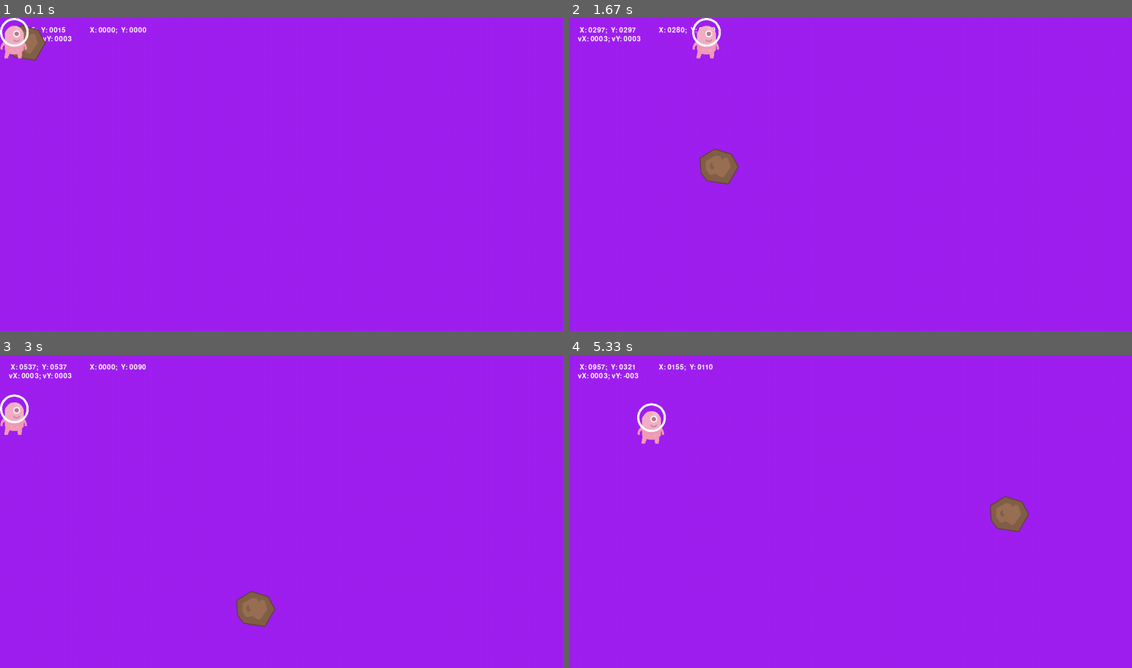
Above: before the commit, frames 1-4 (two rows, left to right).
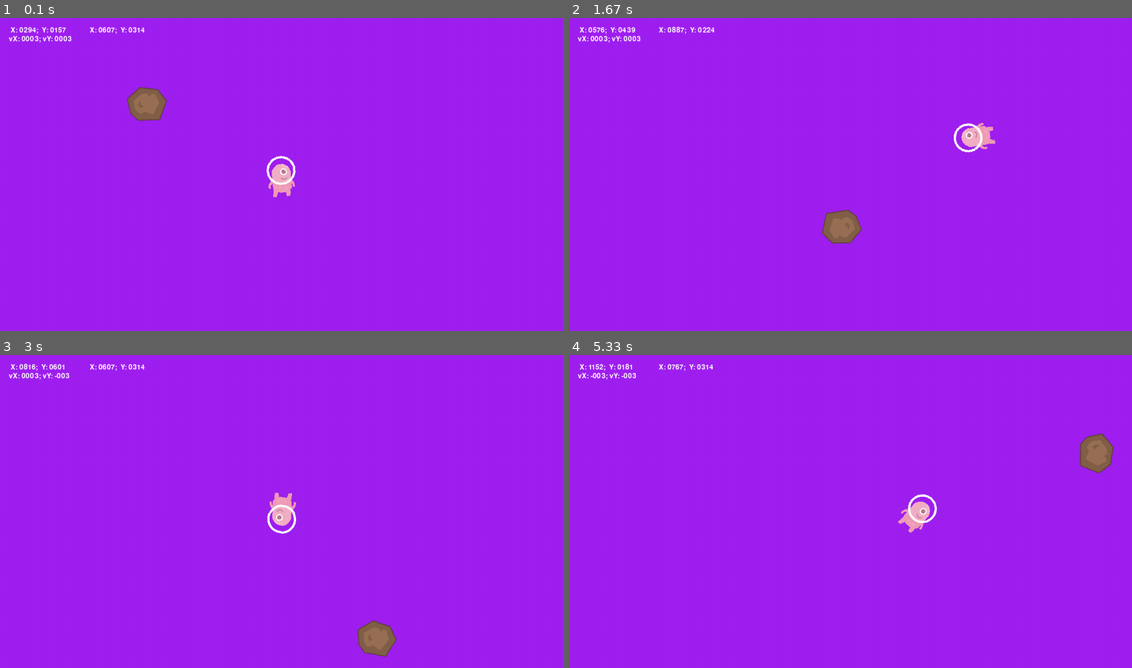
Above: after the commit, the same moments.

Repository: cpranzl/poc_pygame
Game: pygame game, started from pg_main.py
Two runs of this game, one before a commit and one after it. Both use one fixed random seed, a clock stepped at 60 frames per second and the inputs below.
Inputs:
- Up to frame 1 (0.1 s): no input
- Up to frame 2 (1.67 s): hold D 0.33-0.8 s; hold W 0.83-1.13 s; hold D 1.17-1.63 s
- Up to frame 3 (3 s): hold A 1.67-2.2 s; hold S 2.23-2.53 s; hold A 2.57-2.97 s
- Up to frame 4 (5.33 s): hold W 3-3.37 s; hold D 3.4-4.03 s; hold S 4.07-4.43 s; hold A 4.47-4.93 s; hold D from 4.97 s (still down)

The runs differ from the first frame. In frame 1, 1.9% of the frame differs, in the area x 0-53%, y 0-58%; in frame 2, 2.2%; in frame 3, 2.3%; in frame 4, 2.4%, in the area x 3-97%, y 2-57%.

Commit message:
Added rotation.

Diff:
--- a/pg_main.py
+++ b/pg_main.py
@@ -15,15 +15,17 @@
 dt = 0
 
 # game setup
-player = pygame.image.load("images/alien.gif")
+meteor_surface = pygame.image.load("images/meteorbrown_big3.png")
+meteor_rect = meteor_surface.get_rect(center=(screen_width // 4, screen_height // 4))
+meteor_speed = pygame.Vector2(3, 3)
+meteor_angle = 0
+meteor_angular_speed = 2
+
+player_surface = pygame.image.load("images/alien.gif")
+player_rect = player_surface.get_rect(center=(screen_width // 2, screen_height // 2))
 player_speed = 300
-player_rect = player.get_rect()
+player_angle = 0
 player_angular_speed = 1
-
-meteor = pygame.image.load("images/meteorbrown_big3.png")
-meteor_speed = pygame.Vector2(3, 3)
-meteor_rect = meteor.get_rect()
-meteor_angular_speed = 3
 
 while running:
     # pygame.QUIT event means the user clicked X to close your window
@@ -34,31 +36,33 @@
     # fill the screen with a color to wipe away anything from last frame
     screen.fill("purple")
 
-    # render text
-    meteor_pos_text = font.render(" X: {:04d};  Y: {:04d}".format(int(meteor_rect.x), int(meteor_rect.y)), True, (255, 255, 255))
-    meteor_pos_text_rect = meteor_pos_text.get_rect(topleft=(20, 20))
-    screen.blit(meteor_pos_text, meteor_pos_text_rect)
+    # rotate meteor
+    rotated_meteor_surface = pygame.transform.rotate(meteor_surface, meteor_angle)
+    rotated_meteor_rect = rotated_meteor_surface.get_rect(center=meteor_rect.center)
 
-    meteor_speed_text = font.render("vX: {:04d}; vY: {:04d}".format(int(meteor_speed[0]), int(meteor_speed[1])), True, (255, 255, 255))
-    meteor_speed_text_rect = meteor_speed_text.get_rect(topleft=(20, 40))
-    screen.blit(meteor_speed_text, meteor_speed_text_rect)
-
-    player_pos_text = font.render(" X: {:04d};  Y: {:04d}".format(int(player_rect.x), int(player_rect.y)), True, (255, 255, 255))
-    player_pos_text_rect = player_pos_text.get_rect(topleft=(200, 20))
-    screen.blit(player_pos_text, player_pos_text_rect)
-
-    # render meteor
-    screen.blit(meteor, meteor_rect)
+    meteor_angle += meteor_angular_speed
+    if meteor_angle >= 360:
+        meteor_angle = 0
 
     # move meteor
-    meteor_rect = meteor_rect.move(meteor_speed)
+    meteor_rect.x += meteor_speed[0]
+    meteor_rect.y += meteor_speed[1]
+
     if meteor_rect.left < 0 or meteor_rect.right > screen_width:
         meteor_speed[0] = -meteor_speed[0]
     if meteor_rect.top < 0 or meteor_rect.bottom > screen_height:
         meteor_speed[1] = -meteor_speed[1]
 
-    # render player
-    screen.blit(player, player_rect)
+    # render meteor
+    screen.blit(rotated_meteor_surface, rotated_meteor_rect)
+
+    # rotate player
+    rotated_player_surface = pygame.transform.rotate(player_surface, player_angle)
+    rotated_player_rect = rotated_player_surface.get_rect(center=player_rect.center)
+
+    player_angle += player_angular_speed
+    if player_angle >= 360:
+        player_angle = 0
 
     # move player
     keys = pygame.key.get_pressed()
@@ -79,6 +83,25 @@
         if player_rect.right > screen_width:
             player_rect.right = screen_width
 
+    # render player
+    screen.blit(rotated_player_surface, rotated_player_rect)
+
+    # text
+    meteor_pos_text = font.render(" X: {:04d};  Y: {:04d}".format(int(meteor_rect.x), int(meteor_rect.y)), True, (255, 255, 255))
+    meteor_pos_text_rect = meteor_pos_text.get_rect(topleft=(20, 20))
+
+    meteor_speed_text = font.render("vX: {:04d}; vY: {:04d}".format(int(meteor_speed[0]), int(meteor_speed[1])), True, (255, 255, 255))
+    meteor_speed_text_rect = meteor_speed_text.get_rect(topleft=(20, 40))
+
+    player_pos_text = font.render(" X: {:04d};  Y: {:04d}".format(int(player_rect.x), int(player_rect.y)), True, (255, 255, 255))
+    player_pos_text_rect = player_pos_text.get_rect(topleft=(200, 20))
+
+
+    # render text
+    screen.blit(meteor_pos_text, meteor_pos_text_rect)
+    screen.blit(meteor_speed_text, meteor_speed_text_rect)
+    screen.blit(player_pos_text, player_pos_text_rect)
+
     # flip() the display to put your work on screen
     pygame.display.flip()
 
--- a/pgz_main.py
+++ b/pgz_main.py
@@ -5,33 +5,32 @@
 screen_size = WIDTH, HEIGHT = 1280, 720
 
 # game setup
-player = Actor('alien')
-player_speed = 5
-player.pos = player_x, player_y = WIDTH / 2, HEIGHT / 2
-player.angle = 0
-player_angular_speed = 1
-
 meteor = Actor('meteorbrown_big3')
 meteor_speed = meteor.speed_x, meteor.speed_y = 3, 3
-meteor.pos = meteor_x, meteor_y = WIDTH // 2, HEIGHT // 2
+meteor.pos = meteor_x, meteor_y = WIDTH // 4, HEIGHT // 4
 meteor.angle = 0
 meteor_angular_speed = 3
 
+player = Actor('alien')
+player_speed = 5
+player.pos = player_x, player_y = WIDTH // 2, HEIGHT // 2
+player.angle = 0
+player_angular_speed = 1
 
 def draw():
     # fill the screen with a color to wipe away anything from last frame
     screen.fill("purple")
-
-    # render text
-    screen.draw.text(" X: {:04d};  Y: {:04d}".format(int(meteor.x), int(meteor.y)), (20, 20))
-    screen.draw.text("vX: {:04d}; vY: {:04d}".format(int(meteor.speed_x), int(meteor.speed_y)), (20, 40))
-    screen.draw.text(" X: {:04d};  Y: {:04d}".format(int(player.x), int(player.y)), (200, 20))
 
     # render meteor
     meteor.draw()
 
     # render player
     player.draw()
+
+    # render text
+    screen.draw.text(" X: {:04d};  Y: {:04d}".format(int(meteor.x), int(meteor.y)), (20, 20))
+    screen.draw.text("vX: {:04d}; vY: {:04d}".format(int(meteor.speed_x), int(meteor.speed_y)), (20, 40))
+    screen.draw.text(" X: {:04d};  Y: {:04d}".format(int(player.x), int(player.y)), (200, 20))
 
 def update():
     # rotate meteor
